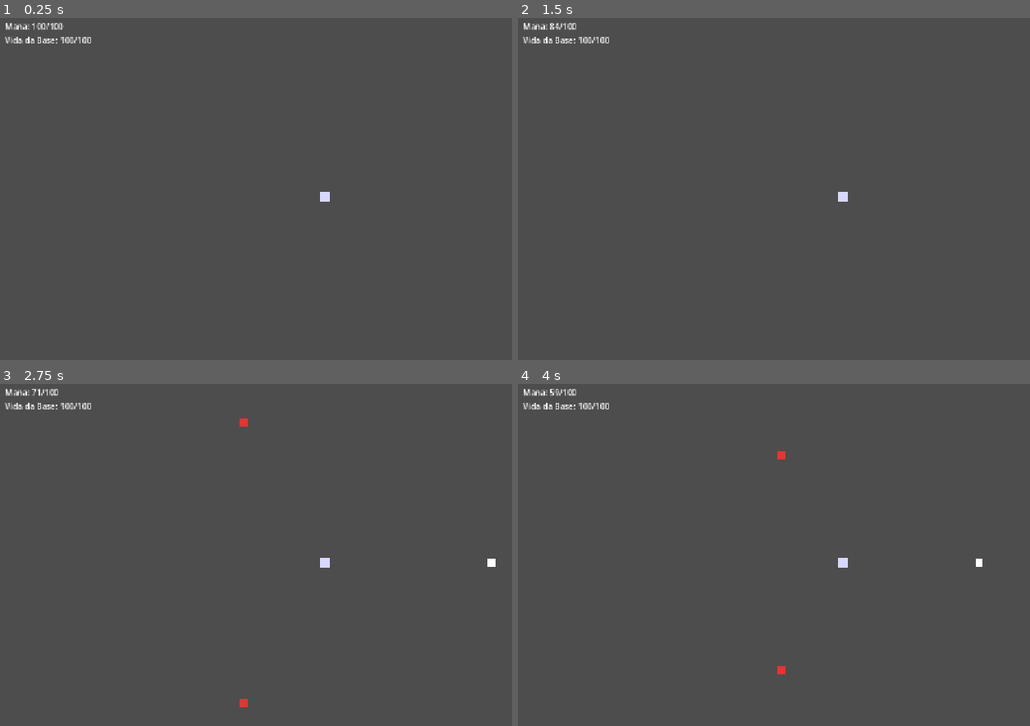
Above: before the commit, frames 1-4 (two rows, left to right).
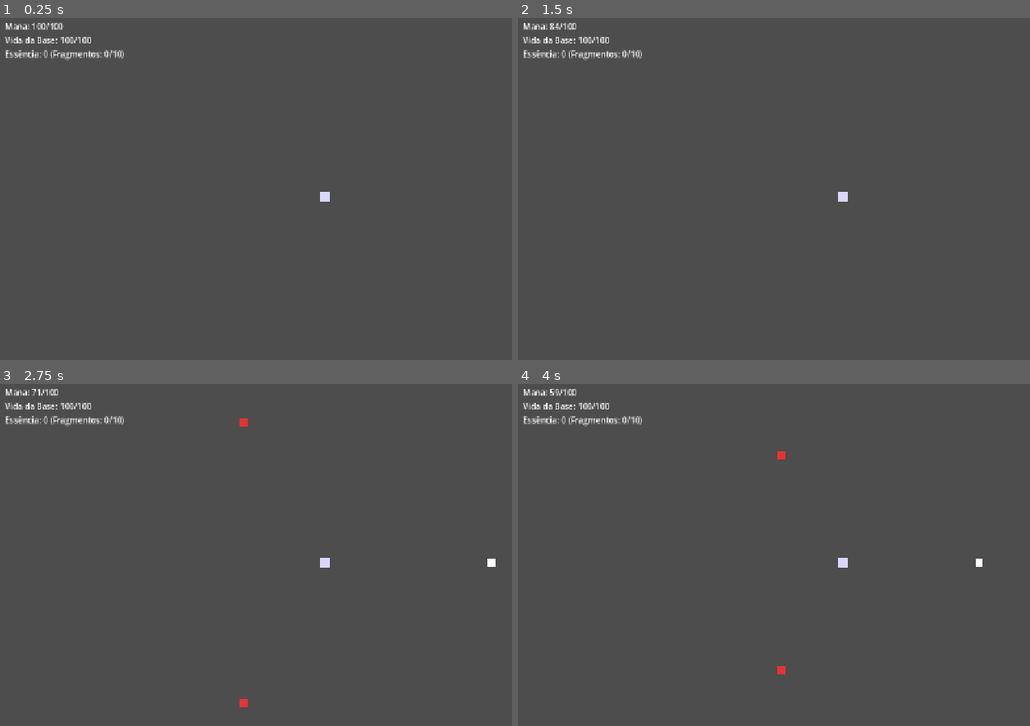
Above: after the commit, the same moments.

Repository: caua-developer/pixie-defense
Game: Godot game, scene res://scenes/main.tscn
Two runs of this game, one before a commit and one after it. Both use one fixed random seed, a clock stepped at 60 frames per second and the inputs below.
Inputs (mouse positions are in pixels of both pictures, inside the frame that each line leads up to):
- Up to frame 1 (0.25 s): no input
- Up to frame 2 (1.5 s): tap Enter at 0.5 s; move the mouse to (989, 178) at 0.52 s; press the mouse at (989, 178) at 0.53 s; tap Space at 1.25 s; move the mouse to (712, 216) at 1.27 s; release the mouse at (712, 216) at 1.28 s; click (712, 216) at 1.35 s
- Up to frame 3 (2.75 s): tap Enter at 2 s; move the mouse to (389, 483) at 2.02 s; press the mouse at (389, 483) at 2.03 s
- Up to frame 4 (4 s): move the mouse to (809, 637) at 2.77 s; release the mouse at (809, 637) at 2.78 s; click (809, 637) at 2.85 s; move the mouse to (outside the picture) at 3.52 s; press the mouse at (outside the picture) at 3.53 s

The runs differ from the first frame. In frame 1, 0.3% of the frame differs, in the area x 1-25%, y 9-13%; in frame 2, 0.3%; in frame 3, 0.3%; in frame 4, 0.3%.

Commit message:
feat: adiciona rastreador de essencia e drop de fragmentos ao matar inimigo
Co-Authored-By: Claude Sonnet 5 <noreply@anthropic.com>

Diff:
--- a/scenes/main.tscn
+++ b/scenes/main.tscn
@@ -3,9 +3,10 @@
 [ext_resource type="Script" path="res://scripts/base.gd" id="base_script"]
 [ext_resource type="Script" path="res://scripts/corredor.gd" id="corredor_script"]
 [ext_resource type="PackedScene" path="res://scenes/enemy.tscn" id="enemy_scene"]
+[ext_resource type="Script" path="res://scripts/essence_tracker.gd" id="essence_tracker_script"]
 [ext_resource type="Script" path="res://scripts/mago.gd" id="mago_script"]
+[ext_resource type="Script" path="res://scripts/main.gd" id="main_script"]
 [ext_resource type="PackedScene" path="res://scenes/spell_effect.tscn" id="spell_effect_scene"]
-[ext_resource type="Script" path="res://scripts/main.gd" id="main_script"]
 
 [node name="Main" type="Node2D" unique_id=1404636165]
 script = ExtResource("main_script")
@@ -27,23 +28,22 @@
 [node name="Corredor1" type="Path2D" parent="." unique_id=1346414365]
 script = ExtResource("corredor_script")
 enemy_scene = ExtResource("enemy_scene")
-start_position = Vector2(600, 0)
 
 [node name="SpawnTimer" type="Timer" parent="Corredor1" unique_id=137679326]
 
-[node name="Corredor2" type="Path2D" parent="."]
+[node name="Corredor2" type="Path2D" parent="." unique_id=1189340970]
 script = ExtResource("corredor_script")
 enemy_scene = ExtResource("enemy_scene")
 start_position = Vector2(-300, 520)
 
-[node name="SpawnTimer" type="Timer" parent="Corredor2"]
+[node name="SpawnTimer" type="Timer" parent="Corredor2" unique_id=1649046139]
 
-[node name="Corredor3" type="Path2D" parent="."]
+[node name="Corredor3" type="Path2D" parent="." unique_id=1558174187]
 script = ExtResource("corredor_script")
 enemy_scene = ExtResource("enemy_scene")
 start_position = Vector2(-300, -520)
 
-[node name="SpawnTimer" type="Timer" parent="Corredor3"]
+[node name="SpawnTimer" type="Timer" parent="Corredor3" unique_id=1058842838]
 
 [node name="HUD" type="CanvasLayer" parent="." unique_id=1430594757]
 
@@ -74,3 +74,10 @@
 visible = false
 layout_mode = 2
 text = "FIM DE FASE"
+
+[node name="EssenceLabel" type="Label" parent="HUD/Root/VBox" unique_id=2034260672]
+layout_mode = 2
+text = "Essência: 0 (Fragmentos: 0/10)"
+
+[node name="EssenceTracker" type="Node" parent="." unique_id=1023635728]
+script = ExtResource("essence_tracker_script")
--- a/scripts/enemy.gd
+++ b/scripts/enemy.gd
@@ -14,10 +14,13 @@
 	Color(0.25, 0.55, 0.95, 1.0), # azul — matiz hipotética, calibrar visualmente
 	Color(0.9, 0.2, 0.2, 1.0),    # vermelho — matiz hipotética, calibrar visualmente
 ]
+# Índices: 0 branco, 1 verde, 2 azul, 3 vermelho — mesma ordem de TIER_HP_MULT
+const FRAGMENT_DROP: Array[int] = [1, 2, 4, 6]  # hipótese — calibrar na Fase 10 (balancing.md)
 
 var hp: float = MAX_HP
 var speed: float = SPEED
 var contact_damage: float = CONTACT_DAMAGE
+var tier: int = 0
 
 var _curve: Curve2D
 var _distance: float = 0.0
@@ -27,7 +30,8 @@
 func _ready() -> void:
 	add_to_group("inimigos")
 
-func set_tier(tier: int) -> void:
+func set_tier(new_tier: int) -> void:
+	tier = new_tier
 	hp = MAX_HP * TIER_HP_MULT[tier]
 	speed = SPEED * TIER_SPEED_MULT[tier]
 	contact_damage = CONTACT_DAMAGE * TIER_DAMAGE_MULT[tier]
@@ -50,7 +54,13 @@
 func take_damage(amount: float) -> void:
 	hp -= amount
 	if hp <= 0.0:
+		_drop_fragments()
 		queue_free()
+
+func _drop_fragments() -> void:
+	var tracker := get_tree().get_first_node_in_group("essencia")
+	if tracker:
+		tracker.add_fragments(FRAGMENT_DROP[tier])
 
 func _on_reached_base() -> void:
 	var base := get_tree().get_first_node_in_group("base")
--- /dev/null
+++ b/scripts/essence_tracker.gd
@@ -0,0 +1,15 @@
+extends Node
+
+const FRAGMENTS_PER_ESSENCE: int = 10
+
+var fragments: int = 0
+var essence: int = 0
+
+func _ready() -> void:
+	add_to_group("essencia")
+
+func add_fragments(amount: int) -> void:
+	fragments += amount
+	while fragments >= FRAGMENTS_PER_ESSENCE:
+		fragments -= FRAGMENTS_PER_ESSENCE
+		essence += 1
--- a/scripts/main.gd
+++ b/scripts/main.gd
@@ -5,6 +5,8 @@
 @onready var mana_label: Label = $HUD/Root/VBox/ManaLabel
 @onready var base_life_label: Label = $HUD/Root/VBox/BaseLifeLabel
 @onready var game_over_label: Label = $HUD/Root/VBox/GameOverLabel
+@onready var essence_tracker: Node = $EssenceTracker
+@onready var essence_label: Label = $HUD/Root/VBox/EssenceLabel
 
 func _ready() -> void:
 	game_over_label.visible = false
@@ -13,6 +15,7 @@
 func _process(_delta: float) -> void:
 	mana_label.text = "Mana: %d/%d" % [int(mago.mana), int(mago.MAX_MANA)]
 	base_life_label.text = "Vida da Base: %d/%d" % [int(base.current_life), int(base.MAX_LIFE)]
+	essence_label.text = "Essência: %d (Fragmentos: %d/10)" % [essence_tracker.essence, essence_tracker.fragments]
 
 func _on_base_defeated() -> void:
 	base_life_label.text = "Vida da Base: %d/%d" % [int(base.current_life), int(base.MAX_LIFE)]
